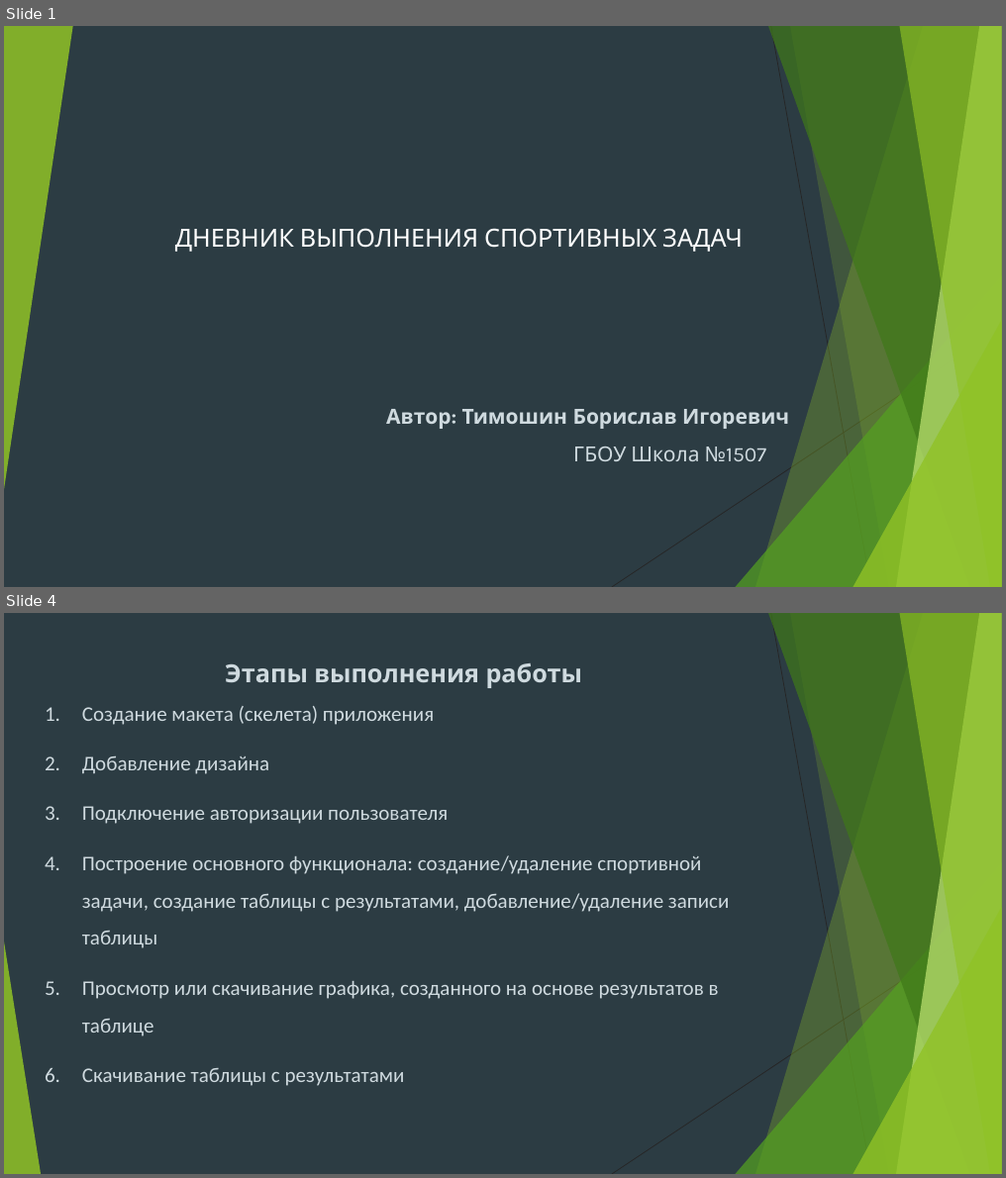
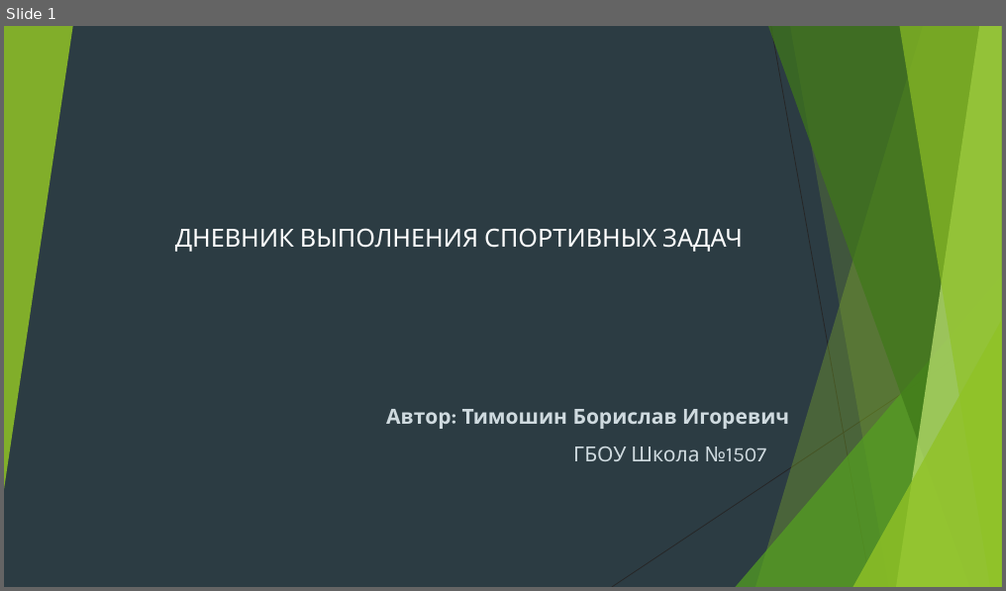
Before and after one commit to BorislavTimoshin/TaskCompletionDiary, a slide deck: description_project/Презентация.pptx. Shown one above the other, each under a label of ours: slides 1 and 4 before the commit, slide 1 after it; the slides between them are not shown. The pictures are 1006x1178 and 1006x591 pixels, drawn with LibreOffice and Linux fonts; fonts in the diff are those of the drawing. Boxes give left, top, right and bottom in pixels: in the first picture for what was removed or moved away, otherwise in the second. Text is boxed around its words. In the diff, an @@ line names an element or a change of style, - is before the commit and + after.

Commit message:
Добавление кнопки выхода и поправка презентации

```diff
--- a/description_project/Презентация.pptx
+++ b/description_project/Презентация.pptx
@@ slide 4 removed at (x1=4, y1=613, x2=1002, y2=1174), background #2C3C43; not listed: 9 template elements that a slide beside it also shows @@
@@ text removed at (x1=82, y1=663, x2=729, y2=1086) @@
-Этапы выполнения работы
-1. Создание макета (скелета) приложения
-2. Добавление дизайна
-3. Подключение авторизации пользователя
-4. Построение основного функционала: создание/удаление спортивной задачи, создание таблицы с результатами, добавление/удаление записи таблицы
-5. Просмотр или скачивание графика, созданного на основе результатов в таблице
-6. Скачивание таблицы с результатами
@@ triangle removed at (x1=4, y1=942, x2=41, y2=1174) @@
```
Also in this commit, not shown: 7 slides changed, 1 slide added, 1 other slide removed, 5 other files.
